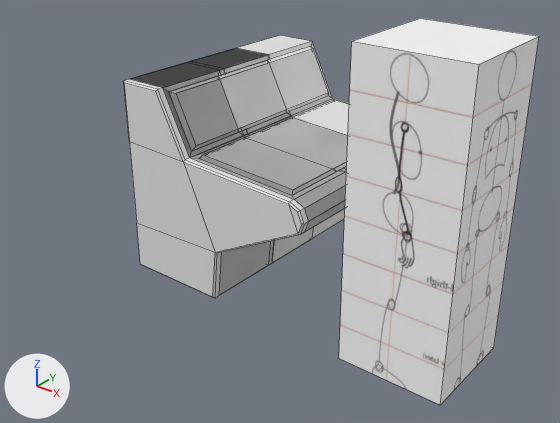
The Blender file Blocking/Props/TerminalBlocking/TerminalBlocking.blend: old version first, new version second.
Rendered twice from a 50 mm lens placed at (3.66, -3.33, 2.66), pointed at (0.87, 0.16, 0.5). The lights are fixed; the arrows at lower left show +X, +Y and +Z. Mesh edges are drawn as thin lines.

The first picture shows 'PlayerBlocking_proxy', 'TerminalBlocking_Large', 'TerminalBlocking_LeftEndCap', 'TerminalBlocking_Medium', 'TerminalBlocking_Small'.
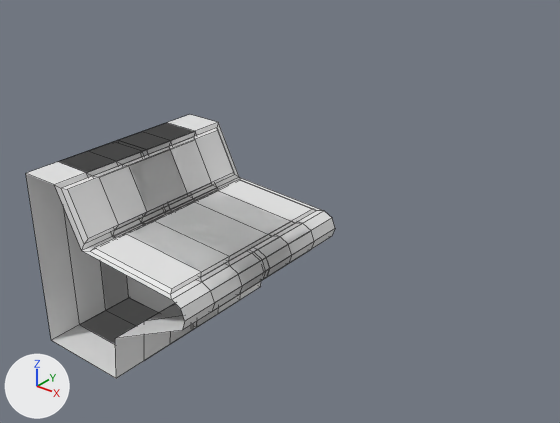
Edits to the scene script, one JSON object a line:
```json
{"block": "me_terminalblocking_large_mesh", "where": "me_terminalblocking_large_mesh.from_pydata(...)  # 36 vertices, 26 faces; spans x 0.0..1.4, y -0.75..0.75, z 0.0..1.3"}
{"block": "me_terminalblocking_large_mesh", "where": "# used by ob_terminalblocking_large; location = (0.0, 0.5, 0.0)"}
{"block": "me_terminalblocking_large_mesh", "change": "me_terminalblocking_large_mesh part 1: the whole mesh is moved by (-0.5, 0.0, -0.6)"}
{"block": "me_terminalblocking_medium_mesh", "where": "me_terminalblocking_medium_mesh.from_pydata(...)  # 36 vertices, 26 faces; spans x 0.0..1.4, y -0.25..0.75, z 0.0..1.3"}
{"block": "me_terminalblocking_medium_mesh", "where": "# used by ob_terminalblocking_medium; location = (0.0, 0.0, 0.0)"}
{"block": "me_terminalblocking_medium_mesh", "change": "me_terminalblocking_medium_mesh part 3: the whole mesh is moved by (-0.5, -0.25, -0.6)"}
{"block": "me_terminalblocking_leftendcap_mesh", "where": "me_terminalblocking_leftendcap_mesh.from_pydata(...)  # 36 vertices, 29 faces; spans x 0.0..1.4, y -0.3..-0.25, z 0.0..1.3"}
{"block": "me_terminalblocking_leftendcap_mesh", "where": "# used by ob_terminalblocking_leftendcap; location = (0.0, 0.0, 0.0)"}
{"block": "me_terminalblocking_leftendcap_mesh", "change": "me_terminalblocking_leftendcap_mesh part 2: the whole mesh is moved by (-0.5, 0.27, -0.6)"}
{"block": "me_terminalblocking_rightendcap_mesh", "where": "me_terminalblocking_rightendcap_mesh.from_pydata(...)  # 36 vertices, 29 faces; spans x 0.0..1.4, y 0.25..0.3, z 0.0..1.3"}
{"block": "me_terminalblocking_rightendcap_mesh", "where": "# used by ob_terminalblocking_rightendcap; location = (0.0, 0.0, 0.0)"}
{"block": "me_terminalblocking_rightendcap_mesh", "change": "me_terminalblocking_rightendcap_mesh part 4: the whole mesh is moved by (-0.5, -0.27, -0.6)"}
{"block": "me_terminalblocking_small_mesh", "where": "me_terminalblocking_small_mesh.from_pydata(...)  # 36 vertices, 26 faces; spans x 0.0..1.4, y -0.25..0.25, z 0.0..1.3"}
{"block": "me_terminalblocking_small_mesh", "where": "# used by ob_terminalblocking_small; location = (0.0, 0.0, 0.0)"}
{"block": "me_terminalblocking_small_mesh", "change": "me_terminalblocking_small_mesh part 5: the whole mesh is moved by (-0.5, 0.0, -0.6)"}
{"op": "set", "path": "ob_terminalblocking_large.location", "old": "(0.0, 0.5, 0.0)", "new": "(0.0, 0.0, 0.0)"}
{"op": "remove", "block": "ob_playerblocking_proxy", "code": ["ob_playerblocking_proxy = bpy.data.objects.new('PlayerBlocking_proxy', me_playerblocking_mesh)", "ob_playerblocking_proxy.location = (2.0, 0.0, 0.0)"]}
```

What differs and where, as boxes (x1, y1, x2, y2) in the pictures (560 x 423 px):
```json
{"object": "PlayerBlocking_proxy", "change": "deleted", "before": [339, 18, 539, 405]}
{"object": "TerminalBlocking_Large", "change": "moved", "before": [132, 35, 349, 295], "after": [26, 114, 335, 378]}
{"object": "TerminalBlocking_Medium", "change": "mesh moved", "before": [136, 48, 348, 293], "after": [59, 123, 314, 361]}
{"object": "TerminalBlocking_LeftEndCap", "change": "mesh moved", "before": [124, 79, 309, 298], "after": [119, 143, 270, 327]}
{"object": "TerminalBlocking_Small", "change": "mesh moved", "before": [131, 62, 346, 295], "after": [90, 132, 292, 343]}
{"object": "TerminalBlocking_RightEndCap", "change": "mesh moved", "before": [189, 61, 346, 262], "after": [114, 140, 267, 273]}
```
